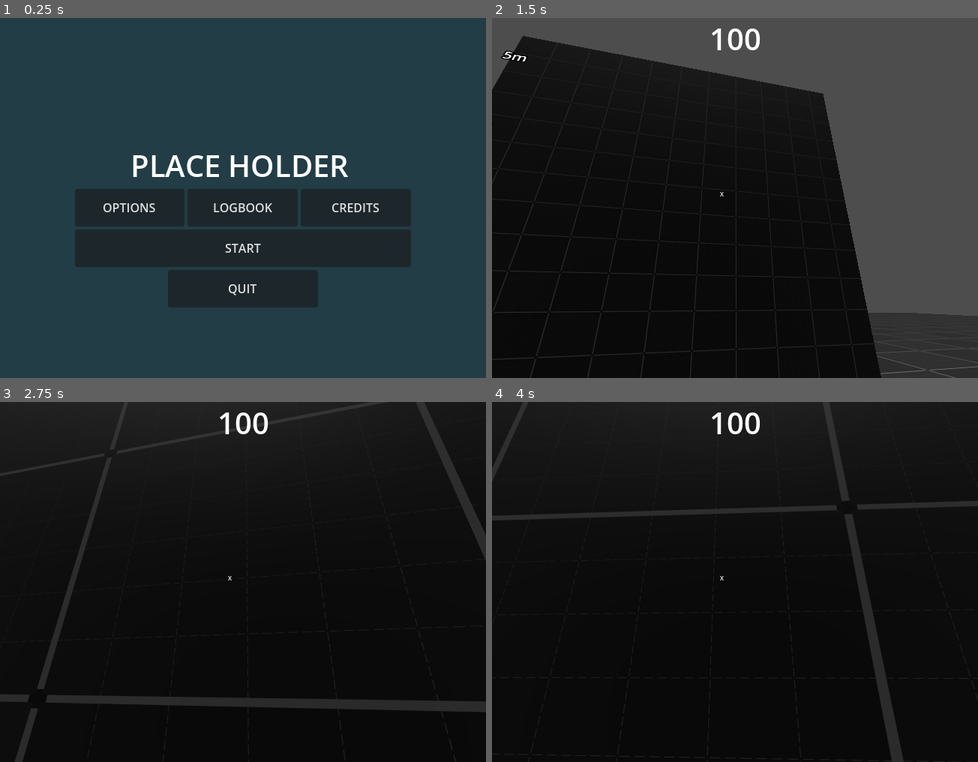
Above: before the commit, frames 1-4 (two rows, left to right).
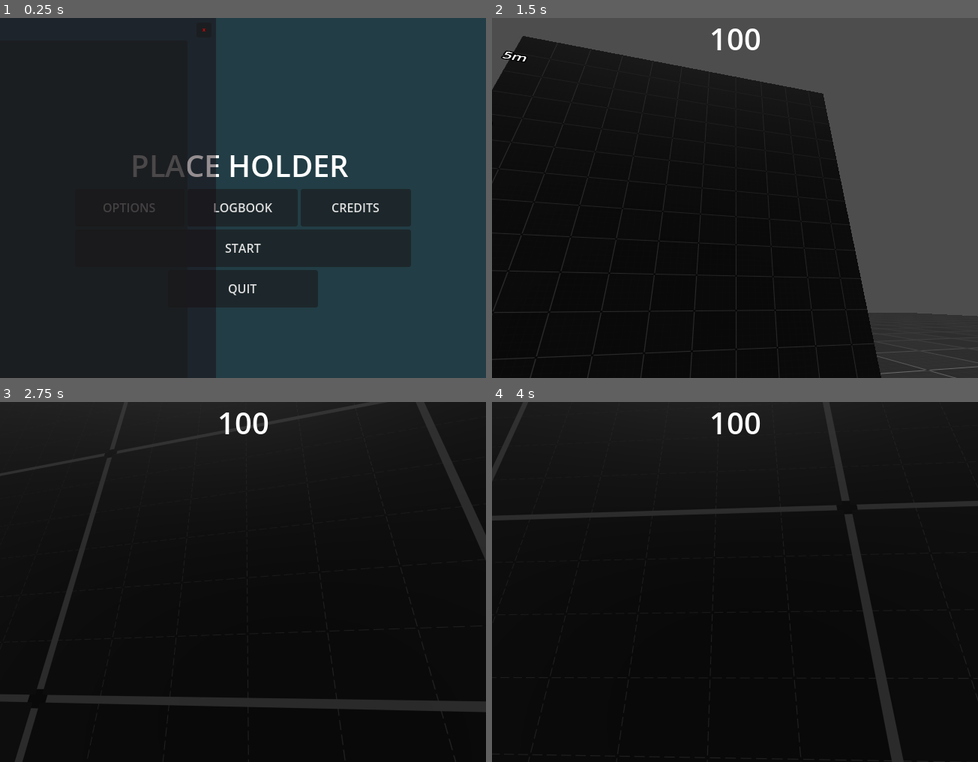
Above: after the commit, the same moments.

Repository: cdoss3/pirate-jam
Game: Godot game, scene res://scenes/main_menu.tscn
The game is run twice, just before and just after one commit, with the same random seed, the same clock (stepped at 60 frames per second) and the same inputs.
Inputs (mouse positions are in pixels of both pictures, inside the frame that each line leads up to):
- Up to frame 1 (0.25 s): no input
- Up to frame 2 (1.5 s): click "START" at 0.5 s; tap Enter at 1.25 s; move the mouse to (764, 198) at 1.27 s; hold W (walk_forwards) from 1.28 s (still down); tap Space (jump) at 1.35 s
- Up to frame 3 (2.75 s): keep holding W (walk_forwards); tap Space (jump) at 1.52, 1.82, 2.27, 2.3, 2.57 s; move the mouse to (218, 582) at 2.02 s; tap Shift (crouch) at 2.1 s
- Up to frame 4 (4 s): keep holding W (walk_forwards); move the mouse to (744, 574) at 2.77 s; tap P (test_input) at 2.85 s; tap Space (jump) at 3.05, 3.6, 3.77 s; move the mouse to (730, 589) at 3.52 s

The runs differ from the first frame. In frame 1, 38% of the frame differs, in the area x 0-45%, y 0-100%; in frame 2, less than 0.1%; in frame 3, less than 0.1%; in frame 4, less than 0.1%.

Commit message:
Merged Hud into Main
Broke Hud while porting to 4.4

Diff:
--- a/project.godot
+++ b/project.godot
@@ -12,7 +12,7 @@
 
 config/name="PirateJam"
 run/main_scene="res://scenes/main_menu.tscn"
-config/features=PackedStringArray("4.3", "GL Compatibility")
+config/features=PackedStringArray("4.4", "GL Compatibility")
 config/icon="res://icon.svg"
 
 [display]
@@ -20,7 +20,7 @@
 window/size/viewport_width=648
 window/size/viewport_height=480
 window/size/mode=3
-window/stretch/mode="viewport"
+window/stretch/mode="canvas_items"
 window/stretch/aspect="keep_height"
 
 [dotnet]
@@ -96,6 +96,12 @@
 "events": [Object(InputEventKey,"resource_local_to_scene":false,"resource_name":"","device":-1,"window_id":0,"alt_press …(192 unchanged characters)…
 ]
 }
+back={
+"deadzone": 0.2,
+"events": [Object(InputEventKey,"resource_local_to_scene":false,"resource_name":"","device":-1,"window_id":0,"alt_pressed":false,"shift_pressed":false,"ctrl_pressed":false,"meta_pressed":false,"pressed":false,"keycode":0,"physical_keycode":81,"key_label":0,"unicode":113,"location":0,"echo":false,"script":null)
+, Object(InputEventKey,"resource_local_to_scene":false,"resource_name":"","device":-1,"window_id":0,"alt_pressed":false,"shift_pressed":false,"ctrl_pressed":false,"meta_pressed":false,"pressed":false,"keycode":0,"physical_keycode":4194305,"key_label":0,"unicode":0,"location":0,"echo":false,"script":null)
+]
+}
 
 [rendering]
 
--- a/scenes/main_menu.tscn
+++ b/scenes/main_menu.tscn
@@ -51,9 +51,9 @@
 
 [sub_resource type="AnimationLibrary" id="AnimationLibrary_bigvi"]
 _data = {
-"RESET": SubResource("Animation_8spxx"),
-"option_slideIn": SubResource("Animation_d5nxk"),
-"option_slideOut": SubResource("Animation_r5vxk")
+&"RESET": SubResource("Animation_8spxx"),
+&"option_slideIn": SubResource("Animation_d5nxk"),
+&"option_slideOut": SubResource("Animation_r5vxk")
 }
 
 [sub_resource type="LabelSettings" id="LabelSettings_iq4ol"]
@@ -70,7 +70,7 @@
 
 [node name="AnimationPlayer" type="AnimationPlayer" parent="."]
 libraries = {
-"": SubResource("AnimationLibrary_bigvi")
+&"": SubResource("AnimationLibrary_bigvi")
 }
 
 [node name="Menu" type="ColorRect" parent="."]
@@ -153,12 +153,14 @@
 size_flags_horizontal = 3
 
 [node name="Options" type="ColorRect" parent="."]
+unique_name_in_owner = true
 layout_mode = 1
 anchors_preset = 15
 anchor_right = 1.0
 anchor_bottom = 1.0
 offset_left = -1000.0
-offset_right = -1000.0
+offset_right = -360.0
+offset_bottom = 480.0
 grow_horizontal = 2
 grow_vertical = 2
 color = Color(0.0892825, 0.0301104, 0.0604671, 0.458824)
@@ -168,6 +170,7 @@
 anchors_preset = 15
 anchor_right = 1.0
 anchor_bottom = 1.0
+offset_right = -8.0
 grow_horizontal = 2
 grow_vertical = 2
 theme_override_constants/margin_left = 30
--- a/scenes/player.tscn
+++ b/scenes/player.tscn
@@ -1,14 +1,13 @@
-
-[gd_scene load_steps=21 format=3 uid="uid://duyb0w2ayelny"]
-
-[ext_resource type="Script" path="res://scripts/player.gd" id="1_t8h3g"]
-[ext_resource type="Script" path="res://scripts/state_machine.gd" id="2_vbrc4"]
-[ext_resource type="Script" path="res://scripts/states/idle.gd" id="3_5lg0j"]
-[ext_resource type="Script" path="res://scripts/states/walking.gd" id="3_f4fvq"]
-[ext_resource type="Script" path="res://scripts/states/jump.gd" id="4_1rude"]
-[ext_resource type="Script" path="res://scripts/states/falling.gd" id="6_itb1u"]
-[ext_resource type="Script" path="res://scripts/states/running.gd" id="8_br3hp"]
-[ext_resource type="Script" path="res://scripts/ui/pause_menu.gd" id="8_ku6nf"]
+[gd_scene load_steps=20 format=3 uid="uid://duyb0w2ayelny"]
+
+[ext_resource type="Script" uid="uid://7mop8f38ra1w" path="res://scripts/player.gd" id="1_t8h3g"]
+[ext_resource type="Script" uid="uid://cd18oofinnqir" path="res://scripts/state_machine.gd" id="2_vbrc4"]
+[ext_resource type="Script" uid="uid://cdp6jb7a06cct" path="res://scripts/states/idle.gd" id="3_5lg0j"]
+[ext_resource type="Script" uid="uid://ckugq861uw51f" path="res://scripts/states/walking.gd" id="3_f4fvq"]
+[ext_resource type="Script" uid="uid://b0oxn1w2721t7" path="res://scripts/states/jump.gd" id="4_1rude"]
+[ext_resource type="Script" uid="uid://c7v6ujk538yrt" path="res://scripts/states/falling.gd" id="6_itb1u"]
+[ext_resource type="Script" uid="uid://dp7d3iwwtfv6w" path="res://scripts/states/running.gd" id="8_br3hp"]
+[ext_resource type="Script" uid="uid://mygyuq43g71" path="res://scripts/ui/pause_menu.gd" id="8_ku6nf"]
 [ext_resource type="PackedScene" uid="uid://bp35vrolpnn2p" path="res://scenes/dummy.tscn" id="13_a8b2x"]
 
 [sub_resource type="CapsuleShape3D" id="CapsuleShape3D_0e5dj"]
@@ -34,9 +33,6 @@
 font_size = 8
 outline_size = 3
 outline_color = Color(0, 0, 0, 1)
-
-[sub_resource type="LabelSettings" id="LabelSettings_rj3w6"]
-font_size = 8
 
 [sub_resource type="Animation" id="Animation_8spxx"]
 length = 0.001
@@ -87,9 +83,9 @@
 
 [sub_resource type="AnimationLibrary" id="AnimationLibrary_bigvi"]
 _data = {
-"RESET": SubResource("Animation_8spxx"),
-"option_slideIn": SubResource("Animation_d5nxk"),
-"option_slideOut": SubResource("Animation_r5vxk")
+&"RESET": SubResource("Animation_8spxx"),
+&"option_slideIn": SubResource("Animation_d5nxk"),
+&"option_slideOut": SubResource("Animation_r5vxk")
 }
 
 [sub_resource type="LabelSettings" id="LabelSettings_3mhyg"]
@@ -188,32 +184,6 @@
 text = "Current Speed"
 label_settings = SubResource("LabelSettings_sta3q")
 
-[node name="Control2" type="Control" parent="Hud"]
-layout_mode = 3
-anchors_preset = 15
-anchor_right = 1.0
-anchor_bottom = 1.0
-grow_horizontal = 2
-grow_vertical = 2
-size_flags_horizontal = 4
-mouse_filter = 2
-
-[node name="Label" type="Label" parent="Hud/Control2"]
-layout_mode = 1
-anchors_preset = 8
-anchor_left = 0.5
-anchor_top = 0.5
-anchor_right = 0.5
-anchor_bottom = 0.5
-offset_left = -20.0
-offset_top = -11.5
-offset_right = 20.0
-offset_bottom = 11.5
-grow_horizontal = 2
-grow_vertical = 2
-text = "X"
-label_settings = SubResource("LabelSettings_rj3w6")
-
 [node name="PauseMenu" type="Control" parent="Hud"]
 layout_mode = 3
 anchors_preset = 15
@@ -225,7 +195,7 @@
 
 [node name="AnimationPlayer" type="AnimationPlayer" parent="Hud/PauseMenu"]
 libraries = {
-"": SubResource("AnimationLibrary_bigvi")
+&"": SubResource("AnimationLibrary_bigvi")
 }
 
 [node name="ColorRect" type="ColorRect" parent="Hud/PauseMenu"]
@@ -309,12 +279,14 @@
 text = "MAIN MENU"
 
 [node name="Options" type="ColorRect" parent="Hud/PauseMenu"]
+unique_name_in_owner = true
 layout_mode = 1
 anchors_preset = 15
 anchor_right = 1.0
 anchor_bottom = 1.0
 offset_left = -1000.0
-offset_right = -1000.0
+offset_right = -360.0
+offset_bottom = 480.0
 grow_horizontal = 2
 grow_vertical = 2
 color = Color(0.0452638, 0.0585484, 0.128157, 0.564706)
@@ -373,19 +345,9 @@
 bones/63/rotation = Quaternion(1.05367e-07, 0.997981, 0.0635122, -3.02931e-08)
 
 [node name="LookAtModifier3D" type="LookAtModifier3D" parent="dummy/Armature/GeneralSkeleton" index="2"]
-_import_path = NodePath("")
-unique_name_in_owner = false
-process_mode = 0
-process_priority = 0
-process_physics_priority = 0
-process_thread_group = 0
-physics_interpolation_mode = 0
-auto_translate_mode = 0
-editor_description = ""
 target_node = NodePath("../../../../FPCam/LookAt")
 bone_name = "Head"
 bone = 5
-script = null
 
 [node name="BoneAttachment3D2" parent="dummy/Hit_Collision" index="0"]
 transform = Transform3D(1, 0, 0, 0, 1, 0, 0, 0, 1, -1.17687e-05, 1.21361, -0.0264963)
@@ -403,20 +365,19 @@
 transform = Transform3D(-0.981912, 0.0602236, -0.179508, -0.0565486, -0.998074, -0.0255248, -0.180699, -0.0149122, 0.983425, -0.0912445, 0.931355, -0.000553297)
 
 [node name="BoneAttachment3D7" parent="dummy/Hit_Collision" index="5"]
-transform = Transform3D(0.941629, 0.025383, 0.335694, -0.0233519, -0.989827, 0.140347, 0.335841, -0.139994, -0.931457, -0.0682759, 0.526176, -0.0121068)
+transform = Transform3D(0.941629, 0.025383, 0.335694, -0.0233519, -0.989827, 0.140347, 0.335841, -0.139994, -0.931457, -0.0682758, 0.526175, -0.0121068)
 
 [node name="BoneAttachment3D8" parent="dummy/Hit_Collision" index="6"]
 transform = Transform3D(0.930326, 0.179932, -0.319559, 0.200688, -0.9791, 0.0329637, -0.306949, -0.0947988, -0.946993, 0.162546, 0.535337, 0.0534546)
 
 [node name="BoneAttachment3D9" parent="dummy/Hit_Collision" index="7"]
-
-transform = Transform3D(1, 0, 0, 0, 1, 0, 0, 0, 1, -4.4555e-05, 1.60075, -0.00340756)
+transform = Transform3D(1, 0, 0, 0, 1, 0, 0, 0, 1, -4.4555e-05, 1.60075, -0.00340755)
 
 [node name="BoneAttachment3D10" parent="dummy/Hit_Collision" index="8"]
 transform = Transform3D(0, 1, 0, -1, 0, 0, 0, 0, 1, 0.461625, 1.4357, -0.0617148)
 
 [node name="BoneAttachment3D11" parent="dummy/Hit_Collision" index="9"]
-transform = Transform3D(0, -1, 0, 1, 0, 0, 0, 0, 1, -0.461684, 1.43561, -0.0617139)
+transform = Transform3D(0, -1, 0, 1, 0, 0, 0, 0, 1, -0.461684, 1.43562, -0.061714)
 
 [node name="BoneAttachment3D12" parent="dummy/Hit_Collision" index="10"]
 transform = Transform3D(1, 0, 0, 0, 1, 0, 0, 0, 1, -6.75701e-08, 0.997919, 4.84474e-07)
@@ -425,7 +386,7 @@
 transform = Transform3D(0, -1, 0, 0, 0, -1, 1, 0, 0, -0.737829, 1.43559, -0.0617137)
 
 [node name="BoneAttachment3D14" parent="dummy/Hit_Collision" index="12"]
-transform = Transform3D(0, 1, 0, 0, 0, -1, -1, 0, 0, 0.73777, 1.43572, -0.0617148)
+transform = Transform3D(0, 1, 0, 0, 0, -1, -1, 0, 0, 0.73777, 1.43572, -0.0617147)
 
 [node name="BoneAttachment3D15" parent="dummy/Hit_Collision" index="13"]
 transform = Transform3D(-0.930078, -0.363205, -0.0551063, -0.0274714, -0.0808211, 0.99635, -0.366333, 0.928197, 0.0651921, -0.0483819, 0.112809, -0.0893424)
--- a/scripts/ui/main_menu.gd
+++ b/scripts/ui/main_menu.gd
@@ -5,6 +5,7 @@
 
 
 var optionsVisible := false
+
 func _on_options_button_pressed() -> void:
 	if optionsVisible:
 		animation_player.play("option_slideOut")
Not shown, changed: assets/Player/dummy.glb.import
Not shown, changed: assets/Player/untitled.glb.import
Not shown: 1 places in scenes/main_menu.tscn that only renumber resources
Not shown, added: scripts/ui/main_menu.gd.uid
Not shown, added: scripts/ui/pause_menu.gd.uid
